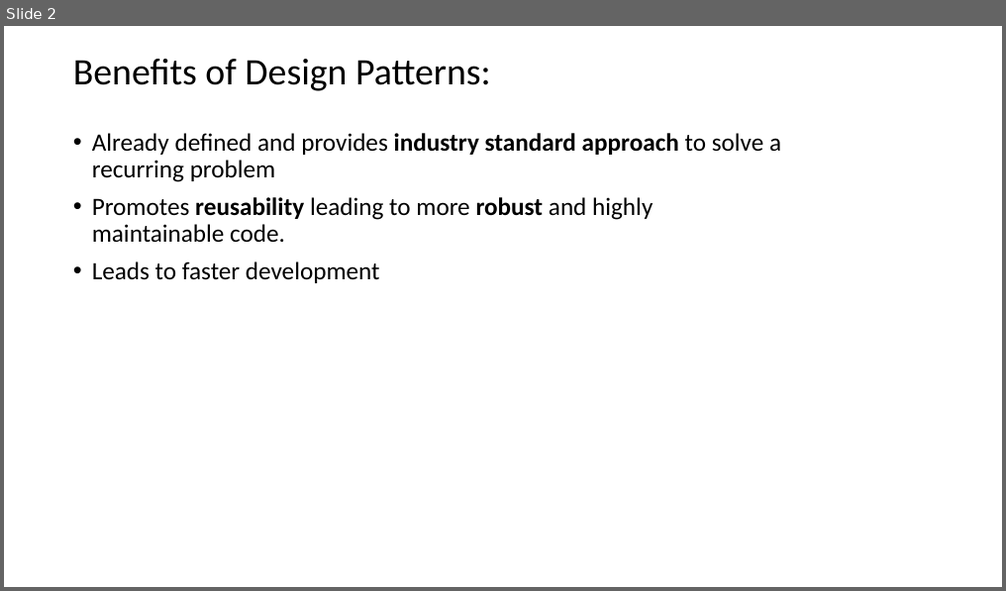
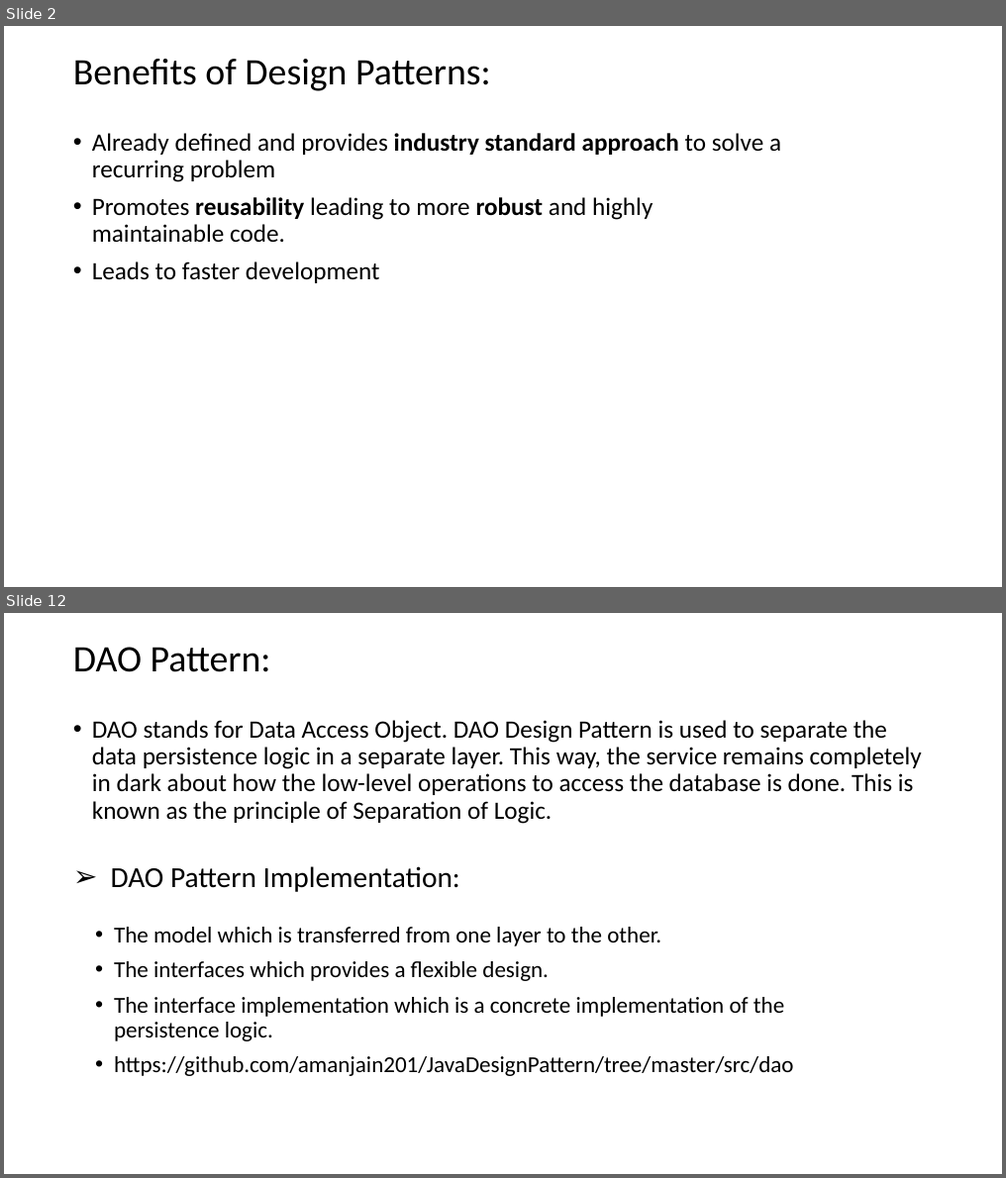
Before and after one commit to amanjain201/JavaDesignPattern, a slide deck: DesignPatterns.pptx. Shown one above the other, each under a label of ours: slide 2 before the commit, slides 2 and 12 after it; the slides between them are not shown. The pictures are 1006x591 and 1006x1178 pixels, drawn with LibreOffice and Linux fonts; fonts in the diff are those of the drawing. Boxes give left, top, right and bottom in pixels: in the first picture for what was removed or moved away, otherwise in the second. Text is boxed around its words. In the diff, an @@ line names an element or a change of style, - is before the commit and + after.

```diff
--- a/DesignPatterns.pptx
+++ b/DesignPatterns.pptx
@@ slide 12 added at (4, 613, 1002, 1174), background #FFFFFF @@
@@ title added at (73, 647, 271, 672), 36 pt, text #000000 @@
+DAO Pattern:
@@ text added at (92, 720, 922, 824), 24 pt, text #000000 @@
+• DAO stands for Data Access Object. DAO Design Pattern is used to separate the data persistence logic in a separate layer. This way, the service remains completely in dark about how the low-level operations to access the database is done. This is known as the principle of Separation of Logic.
@@ text added at (111, 866, 460, 892), 28 pt, text #000000 @@
+➢ DAO Pattern Implementation:
@@ text added at (114, 927, 794, 1076), 22 pt, text #000000 @@
+• The model which is transferred from one layer to the other.
+• The interfaces which provides a flexible design.
+• The interface implementation which is a concrete implementation of the persistence logic.
+• https://github.com/amanjain201/JavaDesignPattern/tree/master/src/dao
```
Also in this commit, not shown: 2 slides changed, 10 other slides added, 1 slide removed, 2 other files.
